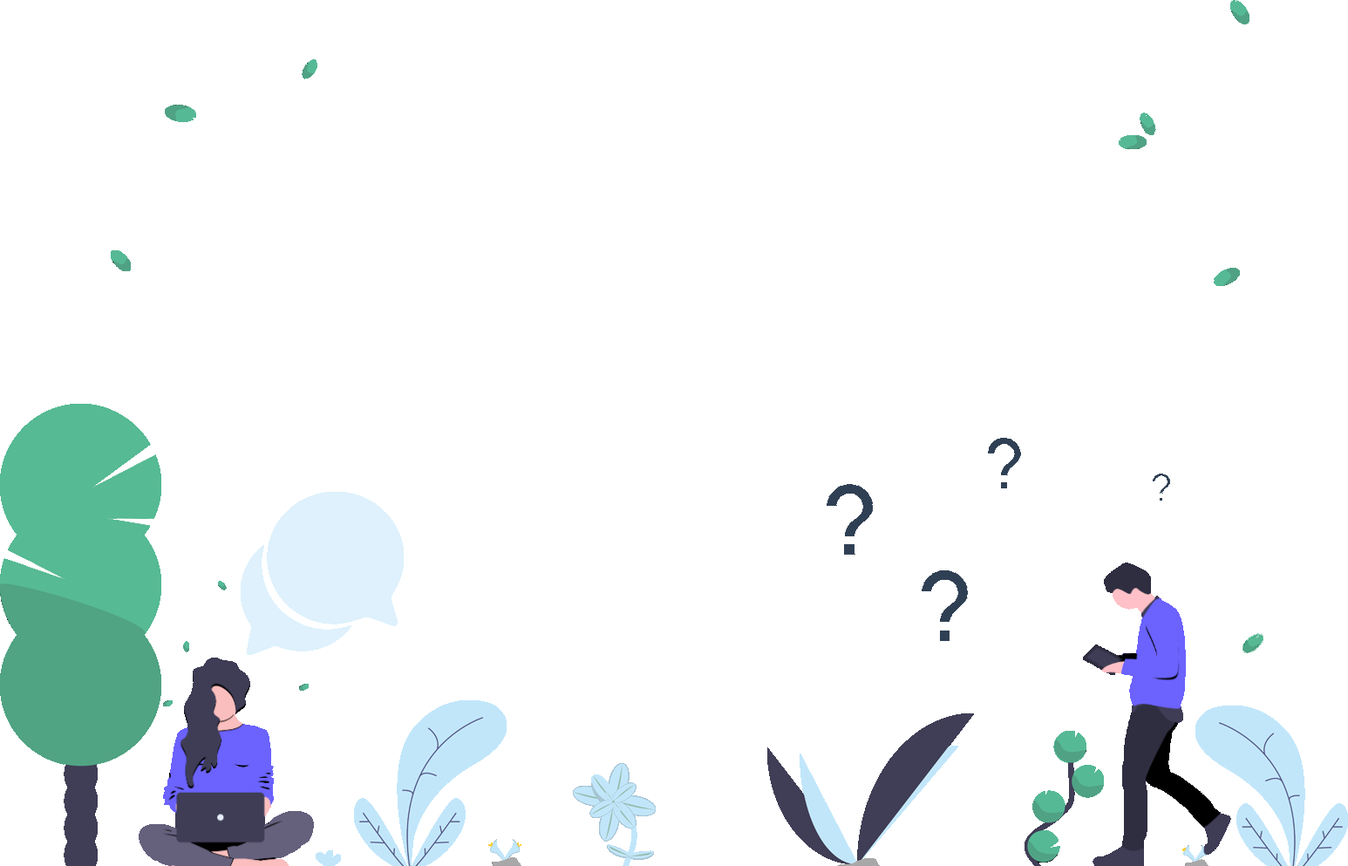
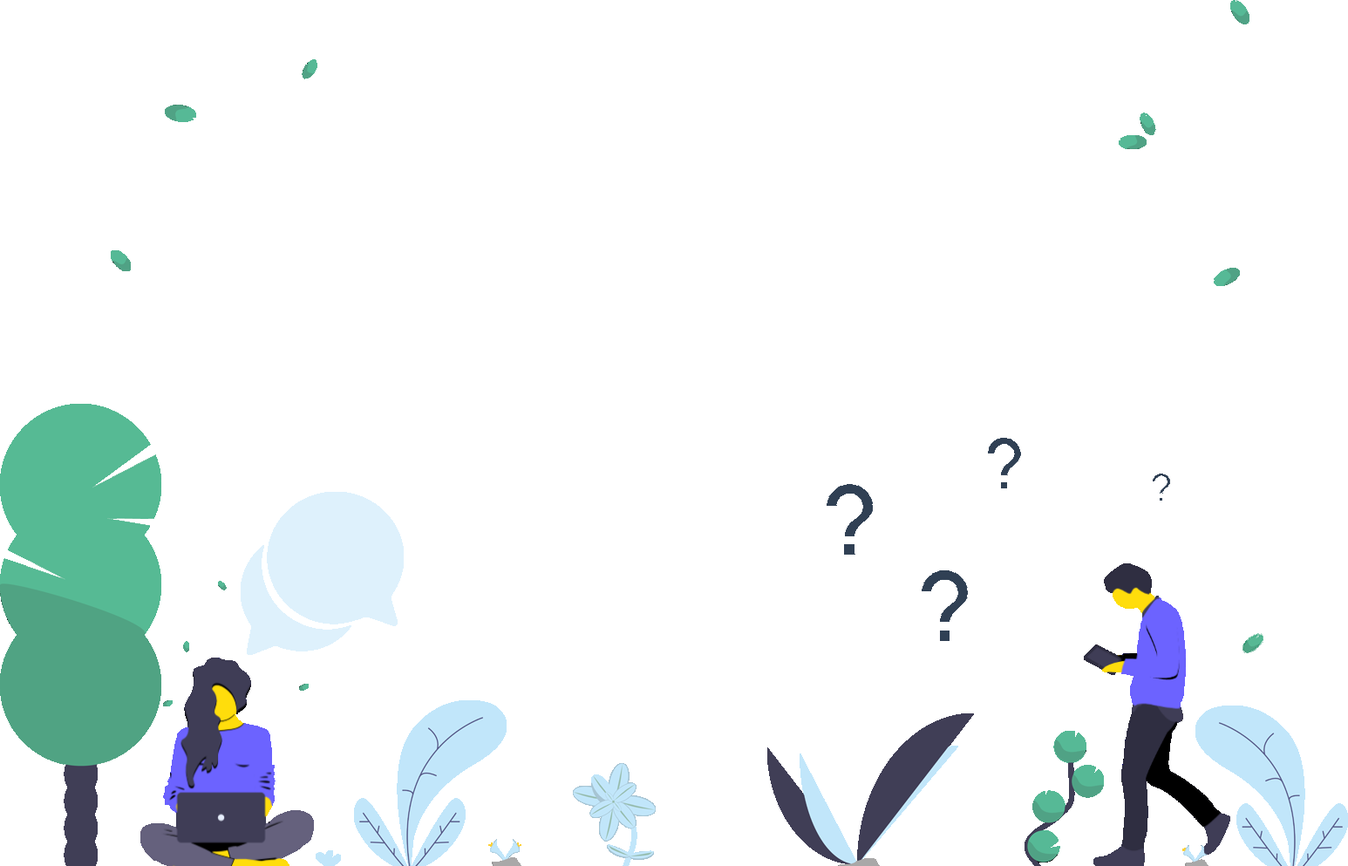
Revision of a layered (1348, 866) image; what changed, layer by layer:
added layer "man yellow" above "man" over 1084, 563, 1231, 866
hid "man", moved it above "lady yellow" over 1083, 562, 1232, 866
added layer "lady yellow" above "lady" over 140, 657, 314, 866
hid "lady", moved it above "left shrub" over 138, 657, 314, 866
